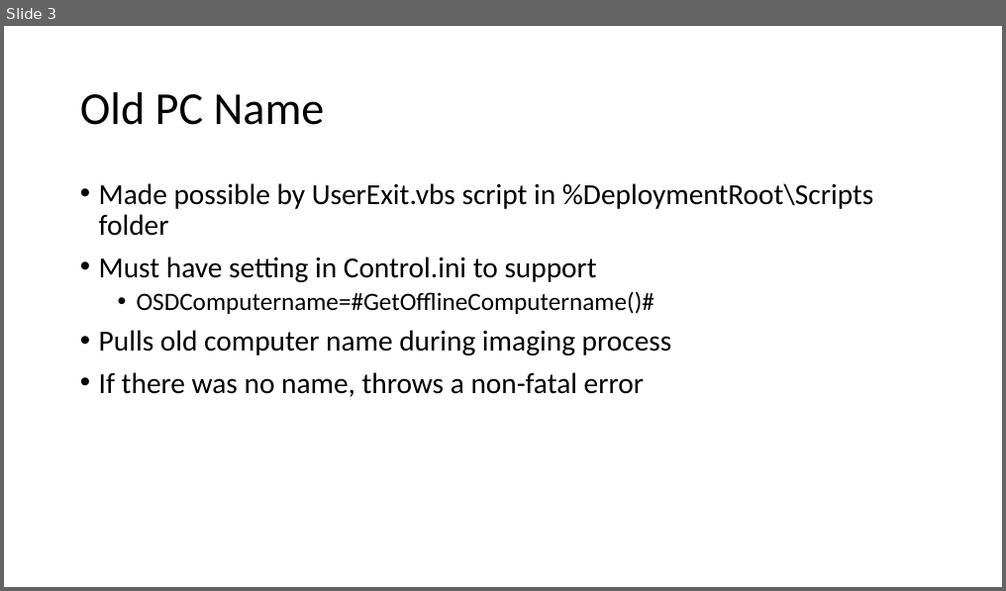
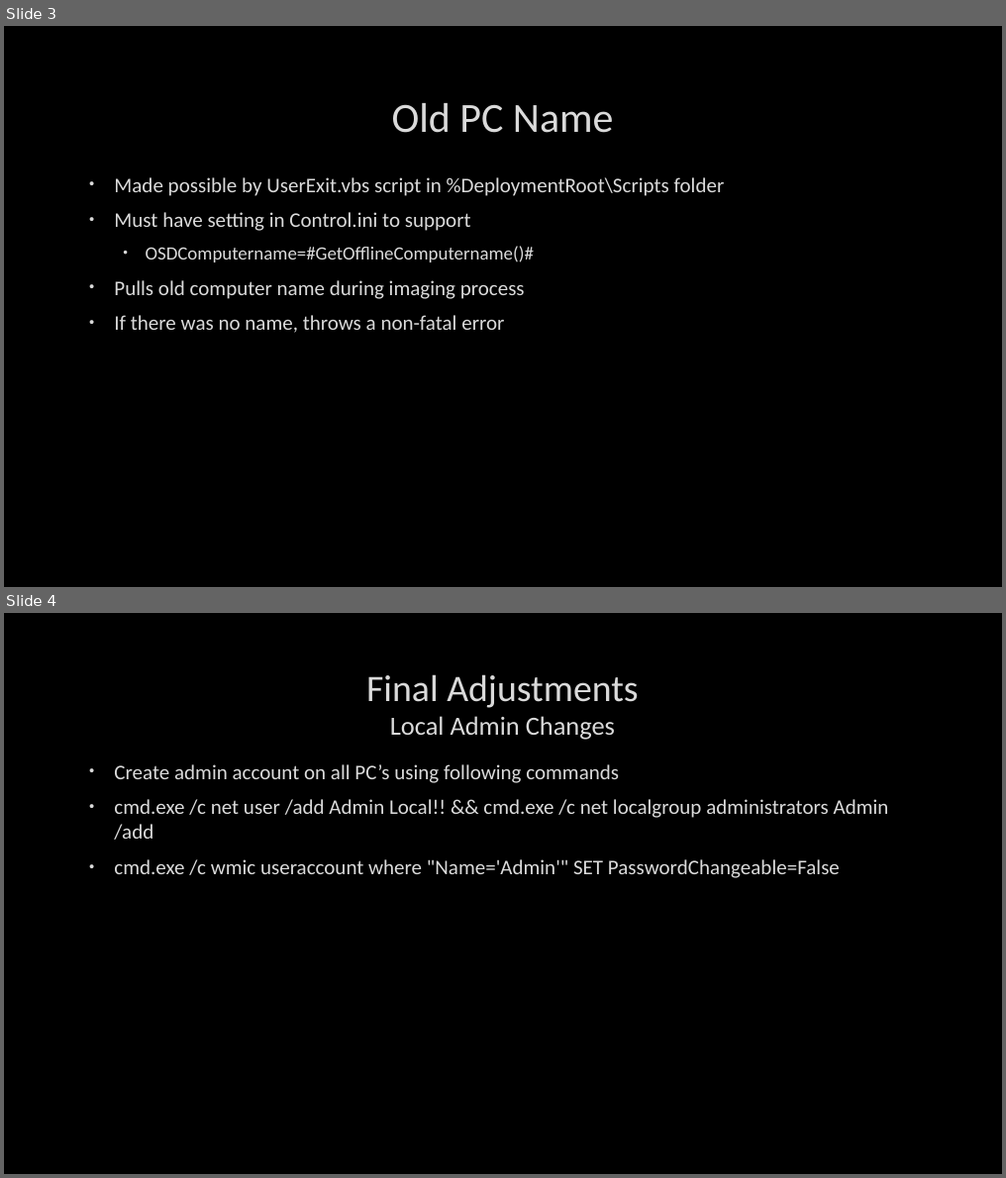
Before and after one commit to fydexx/HECC-2018, a slide deck: Part_02/Section03.pptx. Shown one above the other, each under a label of ours: slide 3 before the commit, slides 3 and 4 after it. The pictures are 1006x591 and 1006x1178 pixels, drawn with LibreOffice and Linux fonts; fonts in the diff are those of the drawing; background and template pictures are left out. Boxes give left, top, right and bottom in pixels: in the first picture for what was removed or moved away, otherwise in the second. Text is boxed around its words. In the diff, an @@ line names an element or a change of style, - is before the commit and + after.

```diff
--- a/Part_02/Section03.pptx
+++ b/Part_02/Section03.pptx
@@ slide 4 added at <box>4,613,1002,1174</box>, background picture (left out) @@
@@ title added at <box>366,674,638,740</box>, 25.2 pt, text #DADADA @@
+Final Adjustments
+Local Admin Changes
@@ text added at <box>114,764,889,878</box>, 20 pt, text #DADADA @@
+• Create admin account on all PC’s using following commands
+• cmd.exe /c net user /add Admin Local!! && cmd.exe /c net localgroup administrators Admin /add
+• cmd.exe /c wmic useraccount where "Name='Admin'" SET PasswordChangeable=False
@@ slide 3 changed as well @@
@@ background #FFFFFF to picture (left out) @@
@@ title "Old PC Name": place and size @@
-title "Old PC Name" at <box>80,92,325,125</box>
+title "Old PC Name" at <box>392,103,614,133</box>
@@ title "Old PC Name" at <box>392,103,614,133</box>: size 44 to 40 pt, text colour #000000 to #DADADA, letter outline none to #404040 0.75 pt; alignment left to centre; line spacing 0.9 to 1 @@
@@ text "Made possible by UserExit.vbs script ...": place and size @@
-text "Made possible by UserExit.vbs script ..." at <box>99,183,873,397</box>
+text "Made possible by UserExit.vbs script ..." at <box>114,177,725,333</box>
@@ text "Made possible by UserExit.vbs script ..." at <box>114,177,725,333</box>: size 28 to 20 pt in "Made possible by UserExit.vbs script in %DeploymentRoot\Scri ...", "Must have setting in Control.ini to support", "Pulls old computer name during imaging process", "If there was no name, throws a ..."; text colour #000000 to #DADADA, letter outline none to #404040 0.75 pt; size 24 to 18 pt in "OSDComputername=#GetOfflineComputername()#"; indent changed; line spacing 0.9 to 1; more space between paragraphs @@
```
Also in this commit, not shown: 13 other slides changed.
